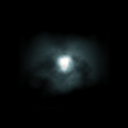
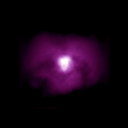
Two versions of the same layered image (128px x 128px). Layer-by-layer changes:
pixels changed over [18, 21, 111, 110] (layer not identified)
